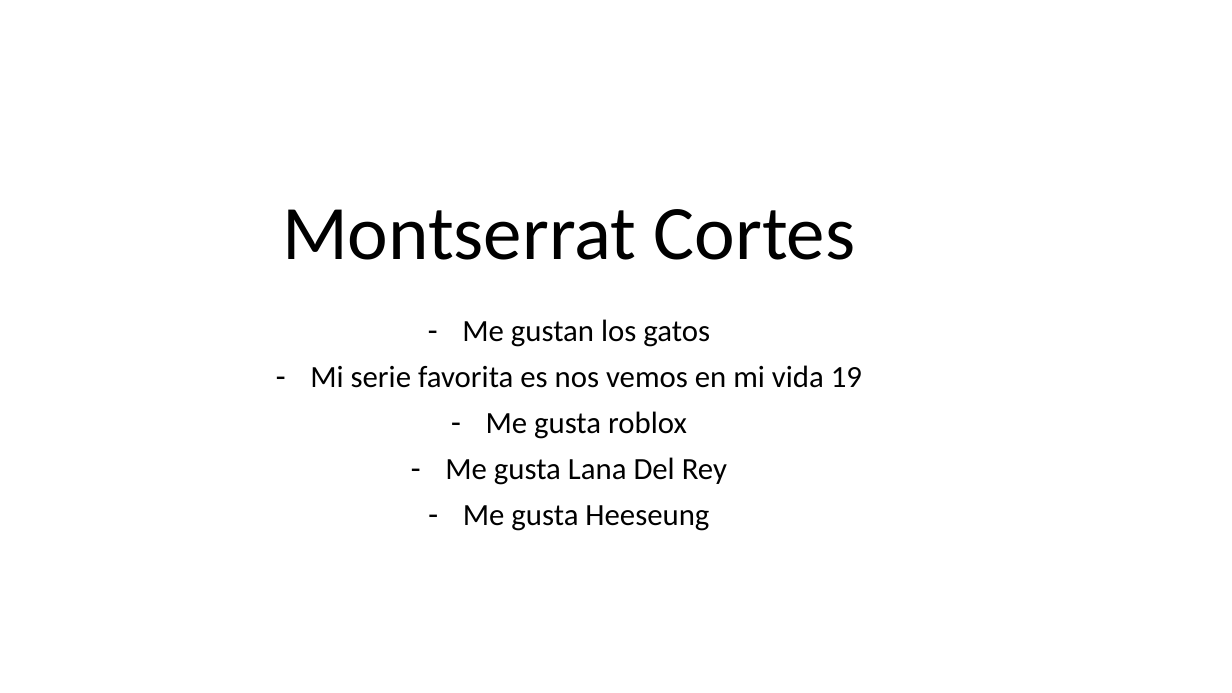
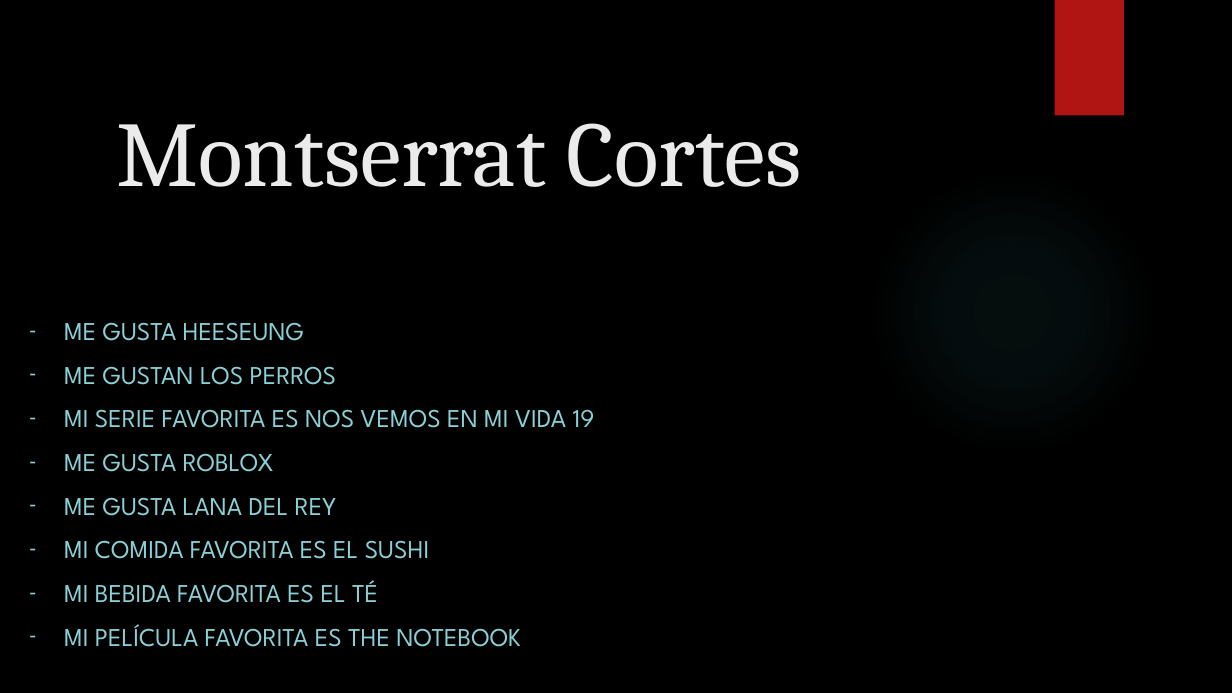
Before and after one commit to munqwiizz/culturadigital2, a slide deck: slide 1 of actividad.pptx. Drawn at 1232x693 pixels with LibreOffice and Linux fonts; fonts in the diff are those of the drawing; background and template pictures are left out. Boxes give left, top, right and bottom in pixels: in the first picture for what was removed or moved away, otherwise in the second. Text is boxed around its words. In the diff, an @@ line names an element or a change of style, - is before the commit and + after.

Commit message:
practica 3

```diff
--- a/actividad.pptx
+++ b/actividad.pptx
@@ background #FFFFFF to picture (left out) @@
@@ rectangle added at (x1=1055, y1=0, x2=1124, y2=116), fill #B01513 @@
@@ title "Montserrat Cortes" at (x1=116, y1=123, x2=802, y2=187): size 60 to 72 pt, font Calibri to Cambria, text colour #000000 to #EBEBEB; alignment centre to left; line spacing 0.9 to 1 @@
@@ ellipse added at (x1=870, y1=169, x2=1154, y2=454), fill gradient #50B9C1 @@
@@ subtitle at (x1=64, y1=322, x2=595, y2=647): text changed; size 24 to 20 pt; font Calibri to League Spartan; text colour #000000 to #8AD0D6 @@
-– Me gustan los gatos
-– Mi serie favorita es nos vemos en mi vida 19
-– Me gusta roblox
-– Me gusta Lana Del Rey
-– Me gusta Heeseung
+– ME GUSTA HEESEUNG
+– ME GUSTAN LOS PERROS
+– MI SERIE FAVORITA ES NOS VEMOS EN MI VIDA 19
+– ME GUSTA ROBLOX
+– ME GUSTA LANA DEL REY
+– MI COMIDA FAVORITA ES EL SUSHI
+– MI BEBIDA FAVORITA ES EL TÉ
+– MI PELÍCULA FAVORITA ES THE NOTEBOOK
```
